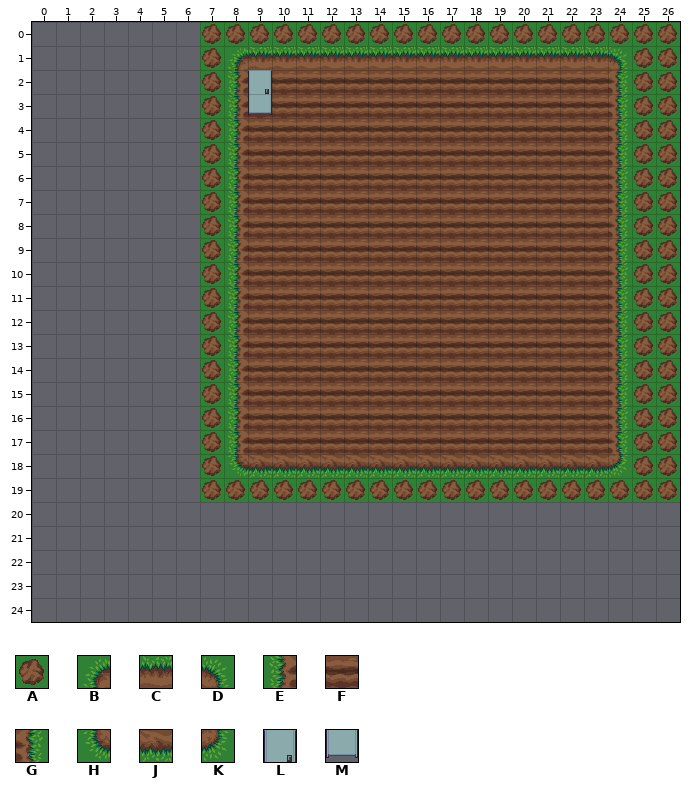
A Tiled map gets an edit: priv/maps/level1.tmx. Above: the version before the commit.
Cells are 32x32 px. Shown: x 0..26, y 0..24. The old version is drawn lined up with the new one.
Key: from "plowed_soil": A 3, B 6, C 7, D 8, E 9, F 10, G 11, H 12, J 13, K 14; from "toilets": L 84, M 93.
_ is an empty cell, # one hidden under a higher layer.
Layers that did not change in this view are not listed.
Layer "BackgroundLayer" before, first column x 0:
 0 ___________________________
 1 ________BCCCCCCCCCCCCCCCD__
 2 ________E#FFFFFFFFFFFFFFG__
 3 ________EFFFFFFFFFFFFFFFG__
 4 ________EFFFFFFFFFFFFFFFG__
 5 ________EFFFFFFFFFFFFFFFG__
 6 ________EFFFFFFFFFFFFFFFG__
 7 ________EFFFFFFFFFFFFFFFG__
 8 ________EFFFFFFFFFFFFFFFG__
 9 ________EFFFFFFFFFFFFFFFG__
10 ________EFFFFFFFFFFFFFFFG__
11 ________EFFFFFFFFFFFFFFFG__
12 ________EFFFFFFFFFFFFFFFG__
13 ________EFFFFFFFFFFFFFFFG__
14 ________EFFFFFFFFFFFFFFFG__
15 ________EFFFFFFFFFFFFFFFG__
16 ________EFFFFFFFFFFFFFFFG__
17 ________EFFFFFFFFFFFFFFFG__
18 ________HJJJJJJJJJJJJJJJK__
19 ___________________________
20 ___________________________
21 ___________________________
22 ___________________________
23 ___________________________
24 ___________________________
Layer "CollisionLayer" before, first column x 0:
 0 _______AAAAAAAAAAAAAAAAAAAA
 1 _______A_________________AA
 2 _______A_________________AA
 3 _______A_________________AA
 4 _______A_________________AA
 5 _______A_________________AA
 6 _______A_________________AA
 7 _______A_________________AA
 8 _______A_________________AA
 9 _______A_________________AA
10 _______A_________________AA
11 _______A_________________AA
12 _______A_________________AA
13 _______A_________________AA
14 _______A_________________AA
15 _______A_________________AA
16 _______A_________________AA
17 _______A_________________AA
18 _______A_________________AA
19 _______AAAAAAAAAAAAAAAAAAAA
20 ___________________________
21 ___________________________
22 ___________________________
23 ___________________________
24 ___________________________
Once edited:
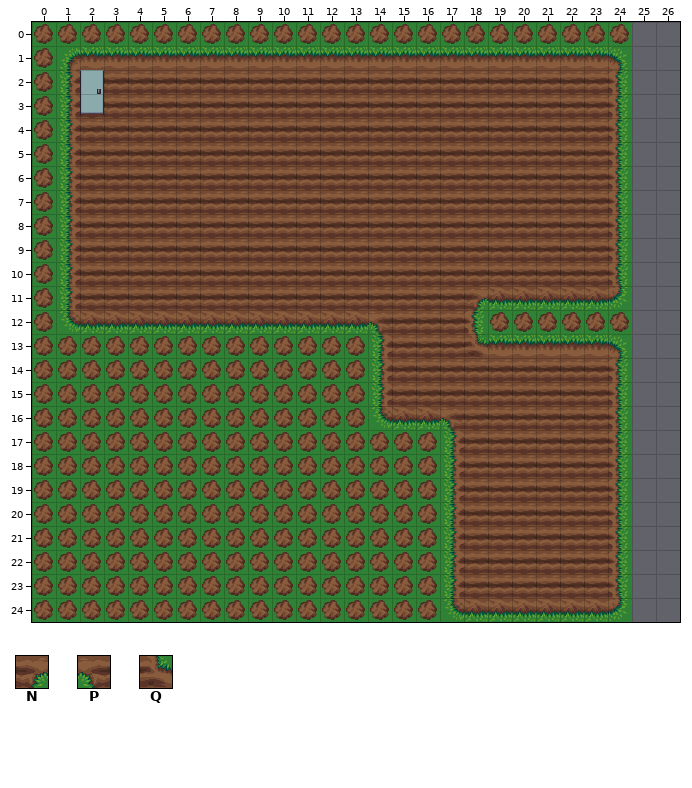
Further tiles: from "plowed_soil": N 1, P 2, Q 4.
From old to new:
map size 20x20 -> 25x25 cells (old content now starts at 7,0; both pictures use the new coordinates)
Layer "BackgroundLayer":
y 1: x 1..8 _______B -> BCCCCCCC
y 2: x 1 _ -> E; x 3..8 _____E -> FFFFFF
y 3..10: x 1..8 _______E -> EFFFFFFF
y 11: x 1..8 _______E -> EFFFFFFF; x 18..24 FFFFFFG -> NJJJJJK
y 12: x 1..14 _______EFFFFFF -> HJJJJJJJJJJJJP; x 18..24 FFFFFFG -> G______
y 13: x 8..14 EFFFFFF -> ______E; x 18..24 FFFFFFG -> QCCCCCD
y 14..15: x 8..14 EFFFFFF -> ______E
y 16: x 8..17 EFFFFFFFFF -> ______HJJP
y 17: x 8..17 EFFFFFFFFF -> _________E
y 18: x 8..24 HJJJJJJJJJJJJJJJK -> _________EFFFFFFG
y 19..23: x 17..24 ________ -> EFFFFFFG
y 24: x 17..24 ________ -> HJJJJJJK
Layer "CollisionLayer":
y 0: x 0..6 _______ -> AAAAAAA; x 25..26 AA -> __
y 1..11: x 0 _ -> A; x 7 A -> _; x 25..26 AA -> __
y 12: x 0 _ -> A; x 7 A -> _; x 19..26 ______AA -> AAAAAA__
y 13..16: x 0..6 _______ -> AAAAAAA; x 8..13 ______ -> AAAAAA; x 25..26 AA -> __
y 17..18: x 0..6 _______ -> AAAAAAA; x 8..16 _________ -> AAAAAAAAA; x 25..26 AA -> __
y 19: x 0..6 _______ -> AAAAAAA; x 17..26 AAAAAAAAAA -> __________
y 20..24: x 0..16 _________________ -> AAAAAAAAAAAAAAAAA
Layer "Goal":
y 2: x 2 _ -> L; x 9 L -> _
y 3: x 2 _ -> M; x 9 M -> _
Pixel boxes of the changes (left, top, right, bottom) in both pictures:
changed: (32, 22, 680, 622)
